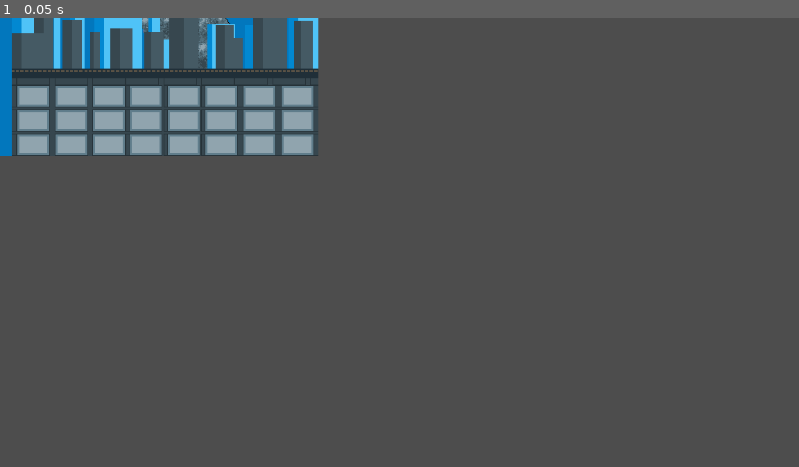
Above: before the commit, frame 1.
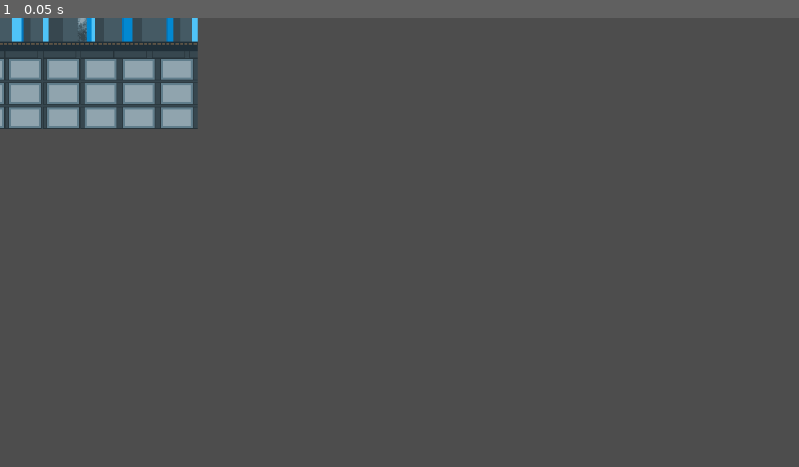
Above: after the commit, the same moment.

Repository: Tender-Bytes/PirateJam14v2
Game: Godot game, scene res://Scenes/World_Scene/World.tscn
Same seed, same stepped clock (60 frames per second), same inputs: the game is played once before the commit and once after it. The project has no main scene, so this scene is started directly.
Inputs:
- Up to frame 1 (0.05 s): no input

The runs differ from the first frame. In frame 1, 8.3% of the frame differs, in the area x 0-40%, y 0-31%.

Commit message:
refactored and organized files

Diff:
--- a/Scenes/Blimp_Scene/Blimp.tscn
+++ b/Scenes/Blimp_Scene/Blimp.tscn
@@ -1,11 +1,11 @@
 [gd_scene load_steps=8 format=3 uid="uid://ccda28bwopeuu"]
 
-[ext_resource type="Texture2D" uid="uid://qqudqjnv5vkx" path="res://World_Obj/Blimp_Obj/Blimp_Obj1.png" id="1_ui0uh"]
-[ext_resource type="Texture2D" uid="uid://b85sgtnbchwnp" path="res://World_Obj/Blimp_Obj/Blimp_Obj2.png" id="2_n1k41"]
-[ext_resource type="Texture2D" uid="uid://cngk1nkh302n8" path="res://World_Obj/Blimp_Obj/Blimp_Obj3.png" id="3_o8tsf"]
-[ext_resource type="Texture2D" uid="uid://dfae5c2rdrni5" path="res://World_Obj/Blimp_Obj/Blimp_Obj4.png" id="4_3xh12"]
-[ext_resource type="Texture2D" uid="uid://cuwxf23ir6yb" path="res://World_Obj/Blimp_Obj/Blimp_Obj5.png" id="5_p22k8"]
-[ext_resource type="Texture2D" uid="uid://bfqh1wev6jon1" path="res://World_Obj/Blimp_Obj/Blimp_Obj6.png" id="6_heumd"]
+[ext_resource type="Texture2D" uid="uid://qqudqjnv5vkx" path="res://Graphics/World/Blimp_Animation/Blimp_Obj1.png" id="1_ui0uh"]
+[ext_resource type="Texture2D" uid="uid://b85sgtnbchwnp" path="res://Graphics/World/Blimp_Animation/Blimp_Obj2.png" id="2_n1k41"]
+[ext_resource type="Texture2D" uid="uid://cngk1nkh302n8" path="res://Graphics/World/Blimp_Animation/Blimp_Obj3.png" id="3_o8tsf"]
+[ext_resource type="Texture2D" uid="uid://dfae5c2rdrni5" path="res://Graphics/World/Blimp_Animation/Blimp_Obj4.png" id="4_3xh12"]
+[ext_resource type="Texture2D" uid="uid://cuwxf23ir6yb" path="res://Graphics/World/Blimp_Animation/Blimp_Obj5.png" id="5_p22k8"]
+[ext_resource type="Texture2D" uid="uid://bfqh1wev6jon1" path="res://Graphics/World/Blimp_Animation/Blimp_Obj6.png" id="6_heumd"]
 
 [sub_resource type="SpriteFrames" id="SpriteFrames_lvm8x"]
 animations = [{
--- a/Scenes/World_Scene/World.tscn
+++ b/Scenes/World_Scene/World.tscn
@@ -1,9 +1,8 @@
 [gd_scene load_steps=2 format=3 uid="uid://d3fntu8cl4m4m"]
 
-[ext_resource type="Texture2D" uid="uid://by05wfpsjl3w8" path="res://World/World_Test.png" id="1_hy0pp"]
+[ext_resource type="Texture2D" uid="uid://by05wfpsjl3w8" path="res://Graphics/World/World_Test.png" id="1_hy0pp"]
 
-[node name="World" type="Node2D"]
+[node name="Node2D" type="Node2D"]
 
-[node name="WorldTest" type="Sprite2D" parent="."]
-position = Vector2(174, 39)
+[node name="Sprite2D" type="Sprite2D" parent="."]
 texture = ExtResource("1_hy0pp")
--- a/project.godot
+++ b/project.godot
@@ -13,3 +13,12 @@
 config/name="Pirate Jam 14"
 config/features=PackedStringArray("4.2", "Forward Plus")
 config/icon="res://icon.svg"
+
+[dotnet]
+
+project/assembly_name="pirate jam 14"
+
+[rendering]
+
+renderer/rendering_method="gl_compatibility"
+renderer/rendering_method.mobile="gl_compatibility"
Renamed: Entity_Spr/Character_Spr/character.png -> Graphics/Entity_Spr/Character_Spr/character.png
Not shown, changed: Graphics/Entity_Spr/Character_Spr/character.png.import
Renamed: Entity_Spr/NPC_Spr/NPC_List.png -> Graphics/Entity_Spr/NPC_Spr/NPC_List.png
Not shown, changed: Graphics/Entity_Spr/NPC_Spr/NPC_List.png.import
Renamed: GUI/buttons.png -> Graphics/GUI/buttons.png
Not shown, changed: Graphics/GUI/buttons.png.import
Renamed: World_Obj/Blimp_Obj/Blimp_Obj1.png -> Graphics/World/Blimp_Animation/Blimp_Obj1.png
Not shown, changed: Graphics/World/Blimp_Animation/Blimp_Obj1.png.import
Renamed: World_Obj/Blimp_Obj/Blimp_Obj2.png -> Graphics/World/Blimp_Animation/Blimp_Obj2.png
Not shown, changed: Graphics/World/Blimp_Animation/Blimp_Obj2.png.import
Renamed: World_Obj/Blimp_Obj/Blimp_Obj3.png -> Graphics/World/Blimp_Animation/Blimp_Obj3.png
Not shown, changed: Graphics/World/Blimp_Animation/Blimp_Obj3.png.import
(and 9 more such lines)
